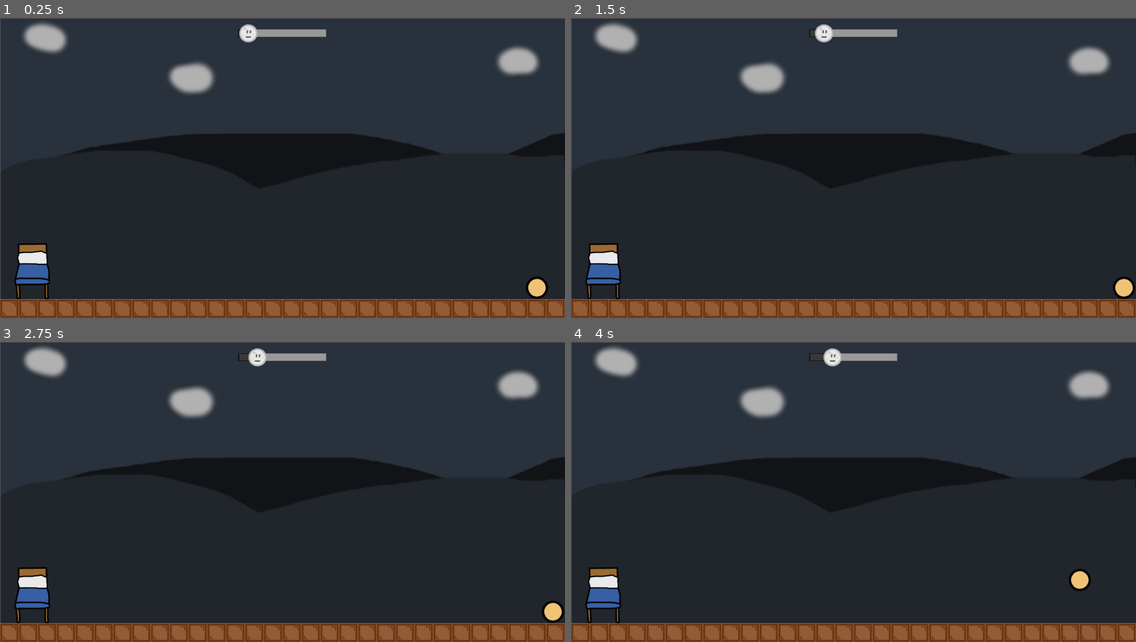
Above: before the commit, frames 1-4 (two rows, left to right).
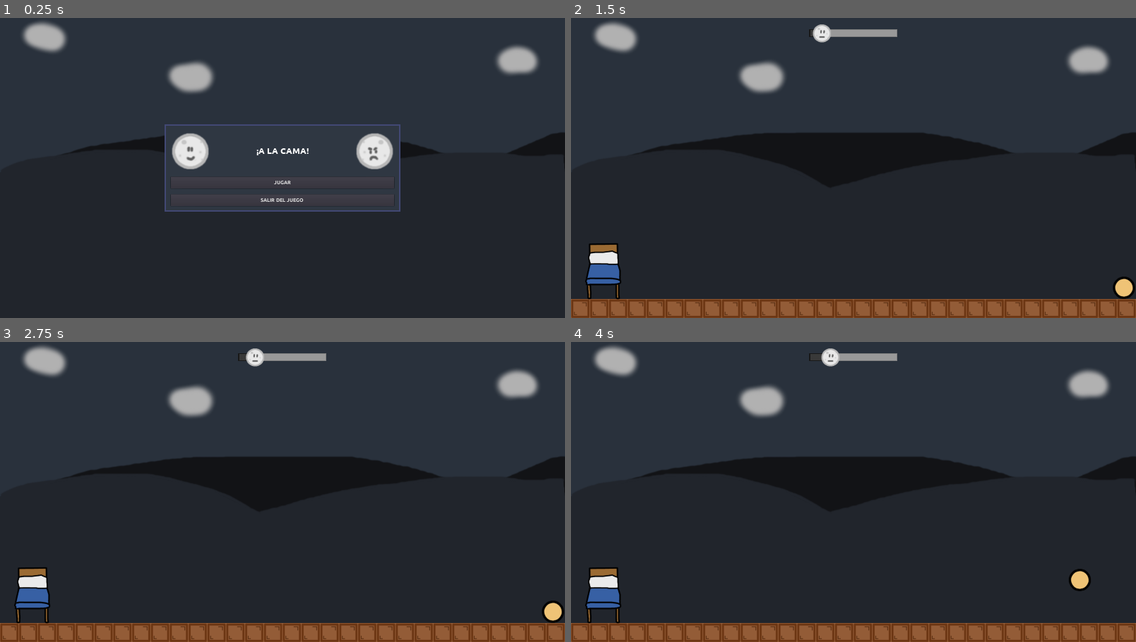
Above: after the commit, the same moments.

Repository: moisesjbc/a-la-cama
Game: Godot game, scene res://gui/menus/main_menu/main_menu.tscn
The game is run twice, just before and just after one commit, with the same random seed, the same clock (stepped at 60 frames per second) and the same inputs. Before the commit the project starts from res://gameplay/main/main.tscn.
Inputs (mouse positions are in pixels of both pictures, inside the frame that each line leads up to):
- Up to frame 1 (0.25 s): no input
- Up to frame 2 (1.5 s): click (853, 183) at 0.5 s, where only the run after the commit has a clickable "JUGAR"; tap Enter at 1.25 s; hold D (ui_right) from 1.28 s (still down)
- Up to frame 3 (2.75 s): keep holding D (ui_right); tap Space at 1.52, 2.27 s
- Up to frame 4 (4 s): release D (ui_right) at 2.78 s; hold A (ui_left) 2.78-3.53 s; hold D (ui_right) from 3.53 s (still down); tap Space at 3.77 s

The runs differ from the first frame. In frame 1, 16% of the frame differs, in the area x 0-100%, y 0-100%; in frame 2, 0.5%; in frame 3, 0.5%; in frame 4, 0.5%.

Commit message:
Add main menu

Diff:
--- a/godot-project/gameplay/main/main.tscn
+++ b/godot-project/gameplay/main/main.tscn
@@ -8,16 +8,11 @@
 [ext_resource path="res://gameplay/walls.tscn" type="PackedScene" id=6]
 [ext_resource path="res://gameplay/gui/timer/timer.tscn" type="PackedScene" id=7]
 [ext_resource path="res://gameplay/gui/level_end_screen/level_end_screen.tscn" type="PackedScene" id=8]
-[ext_resource path="res://gameplay/main/background.png" type="Texture" id=9]
 
 [sub_resource type="ShaderMaterial" id=1]
 
 [node name="main" type="Node"]
 script = ExtResource( 3 )
-
-[node name="background" type="Sprite" parent="."]
-position = Vector2( 962, 515 )
-texture = ExtResource( 9 )
 
 [node name="player" parent="." instance=ExtResource( 1 )]
 position = Vector2( 1822, 853 )
--- /dev/null
+++ b/godot-project/globals/globals.tscn
@@ -0,0 +1,9 @@
+[gd_scene load_steps=2 format=2]
+
+[ext_resource path="res://globals/background.png" type="Texture" id=1]
+
+[node name="globals" type="Node"]
+
+[node name="background" type="Sprite" parent="."]
+position = Vector2( 960, 512 )
+texture = ExtResource( 1 )
--- a/godot-project/gui/button/button.tscn
+++ b/godot-project/gui/button/button.tscn
@@ -5,4 +5,5 @@
 [node name="button" type="Button"]
 margin_right = 12.0
 margin_bottom = 20.0
+rect_min_size = Vector2( 0, 40 )
 custom_fonts/font = ExtResource( 1 )
--- /dev/null
+++ b/godot-project/gui/menus/main_menu/main_menu.gd
@@ -0,0 +1,13 @@
+extends Control
+
+
+func _ready():
+	$center_container/menu_panel/margin_container/vbox_container/exit_button.visible = (OS.get_name() != "HTML5")
+
+
+func _on_exit_button_pressed():
+	get_tree().quit()
+
+
+func _on_play_button_pressed():
+	get_tree().change_scene("res://gameplay/main/main.tscn")
--- /dev/null
+++ b/godot-project/gui/menus/main_menu/main_menu.tscn
@@ -0,0 +1,74 @@
+[gd_scene load_steps=7 format=2]
+
+[ext_resource path="res://fonts/title_font.tres" type="DynamicFont" id=1]
+[ext_resource path="res://gui/button/button.tscn" type="PackedScene" id=2]
+[ext_resource path="res://gui/menus/main_menu/main_menu.gd" type="Script" id=3]
+[ext_resource path="res://gui/menus/main_menu/angry_moon.png" type="Texture" id=4]
+[ext_resource path="res://gui/menus/main_menu/happy_moon.png" type="Texture" id=5]
+[ext_resource path="res://styles/menu_panel_styles.tres" type="StyleBox" id=6]
+
+[node name="main_menu" type="Control"]
+anchor_right = 1.0
+anchor_bottom = 1.0
+script = ExtResource( 3 )
+
+[node name="center_container" type="CenterContainer" parent="."]
+anchor_right = 1.0
+anchor_bottom = 1.0
+
+[node name="menu_panel" type="Panel" parent="center_container"]
+margin_left = 560.0
+margin_top = 362.0
+margin_right = 1360.0
+margin_bottom = 662.0
+rect_min_size = Vector2( 800, 300 )
+custom_styles/panel = ExtResource( 6 )
+
+[node name="margin_container" type="MarginContainer" parent="center_container/menu_panel"]
+anchor_right = 1.0
+anchor_bottom = 1.0
+custom_constants/margin_right = 20
+custom_constants/margin_top = 20
+custom_constants/margin_left = 20
+custom_constants/margin_bottom = 20
+
+[node name="vbox_container" type="VBoxContainer" parent="center_container/menu_panel/margin_container"]
+margin_left = 20.0
+margin_top = 20.0
+margin_right = 780.0
+margin_bottom = 280.0
+custom_constants/separation = 20
+
+[node name="moon" type="Sprite" parent="center_container/menu_panel/margin_container/vbox_container"]
+position = Vector2( 67, 72 )
+scale = Vector2( 2, 2 )
+texture = ExtResource( 5 )
+
+[node name="moon2" type="Sprite" parent="center_container/menu_panel/margin_container/vbox_container"]
+position = Vector2( 693, 72 )
+scale = Vector2( -2, 2 )
+texture = ExtResource( 4 )
+
+[node name="title" type="Label" parent="center_container/menu_panel/margin_container/vbox_container"]
+margin_right = 760.0
+margin_bottom = 140.0
+size_flags_vertical = 3
+custom_fonts/font = ExtResource( 1 )
+text = "¡A LA CAMA!"
+align = 1
+valign = 1
+
+[node name="play_button" parent="center_container/menu_panel/margin_container/vbox_container" instance=ExtResource( 2 )]
+margin_top = 160.0
+margin_right = 760.0
+margin_bottom = 200.0
+text = "JUGAR"
+
+[node name="exit_button" parent="center_container/menu_panel/margin_container/vbox_container" instance=ExtResource( 2 )]
+margin_top = 220.0
+margin_right = 760.0
+margin_bottom = 260.0
+text = "SALIR DEL JUEGO"
+
+[connection signal="pressed" from="center_container/menu_panel/margin_container/vbox_container/play_button" to="." method="_on_play_button_pressed"]
+[connection signal="pressed" from="center_container/menu_panel/margin_container/vbox_container/exit_button" to="." method="_on_exit_button_pressed"]
--- a/godot-project/project.godot
+++ b/godot-project/project.godot
@@ -11,8 +11,12 @@
 [application]
 
 config/name="Indie Spain Jam 2023"
-run/main_scene="res://gameplay/main/main.tscn"
+run/main_scene="res://gui/menus/main_menu/main_menu.tscn"
 config/icon="res://icon.png"
+
+[autoload]
+
+globals="*res://globals/globals.tscn"
 
 [display]
 
--- /dev/null
+++ b/godot-project/styles/menu_panel_styles.tres
@@ -0,0 +1,9 @@
+[gd_resource type="StyleBoxFlat" format=2]
+
+[resource]
+bg_color = Color( 0.184314, 0.215686, 0.258824, 1 )
+border_width_left = 5
+border_width_top = 5
+border_width_right = 5
+border_width_bottom = 5
+border_color = Color( 0.258824, 0.282353, 0.454902, 1 )
Not shown: 1 places in godot-project/gameplay/main/main.tscn that only renumber resources
Renamed: godot-project/gameplay/main/background.png -> godot-project/globals/background.png
Not shown, added: godot-project/globals/background.png.import
Binary file added: godot-project/gui/menus/main_menu/angry_moon.png
Not shown, added: godot-project/gui/menus/main_menu/angry_moon.png.import
Binary file added: godot-project/gui/menus/main_menu/happy_moon.png
Not shown, changed: godot-project/gui/menus/main_menu/happy_moon.png.import
Not shown, changed: design/timer_moon.xcf
